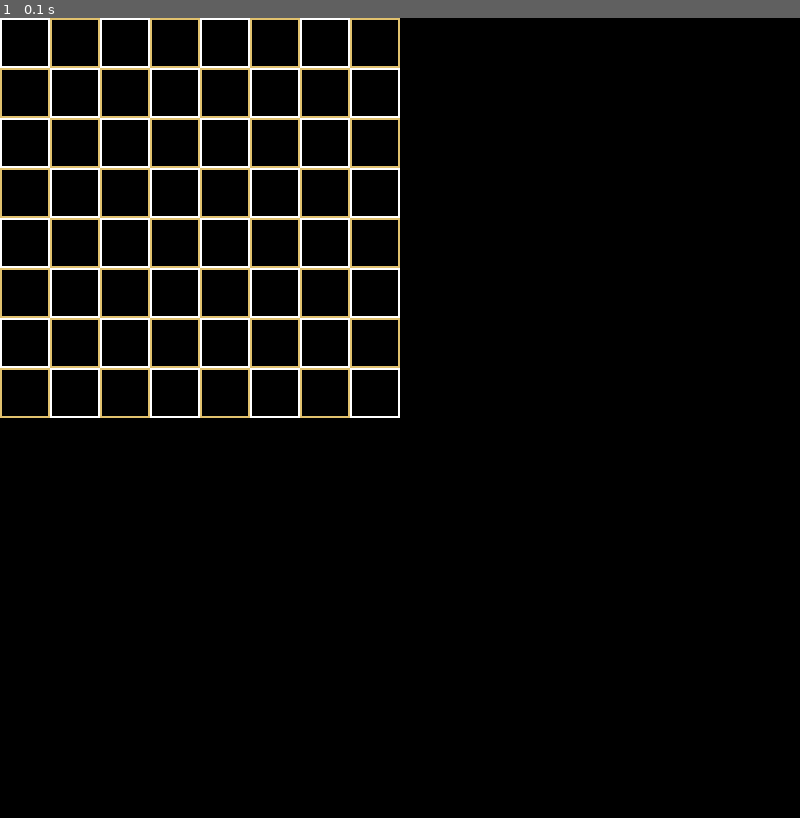
Above: before the commit, frame 1.
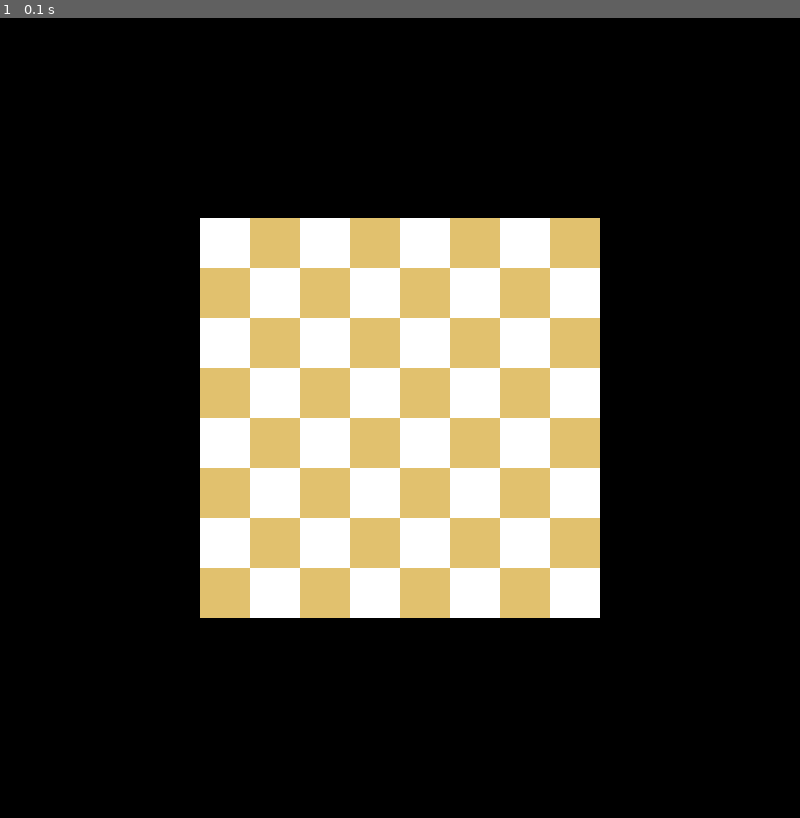
Above: after the commit, the same moment.

Repository: Nikhil-Singla/the-dev-dossier
Game: pygame game, started from game_dev/chessSimple.py
The game is run twice, just before and just after one commit, with the same random seed, the same clock (stepped at 60 frames per second) and the same inputs.
Inputs:
- Up to frame 1 (0.1 s): no input

The runs differ from the first frame. In frame 1, 27% of the frame differs, in the area x 0-75%, y 0-75%.

Commit message:
Centralize the board

Diff:
--- a/game_dev/chessSimple.py
+++ b/game_dev/chessSimple.py
@@ -41,7 +41,7 @@
         color = white
     else:
         color = brown
-    pygame.draw.rect(screen,color, [50*i, 50*j, 50, 50], 2)
+    pygame.draw.rect(screen,color, [50*i+200, 50*j+200, 50, 50])
 
 gameState = True ## Game Running
 screen.fill(background) ## Have our initial background on the screen
